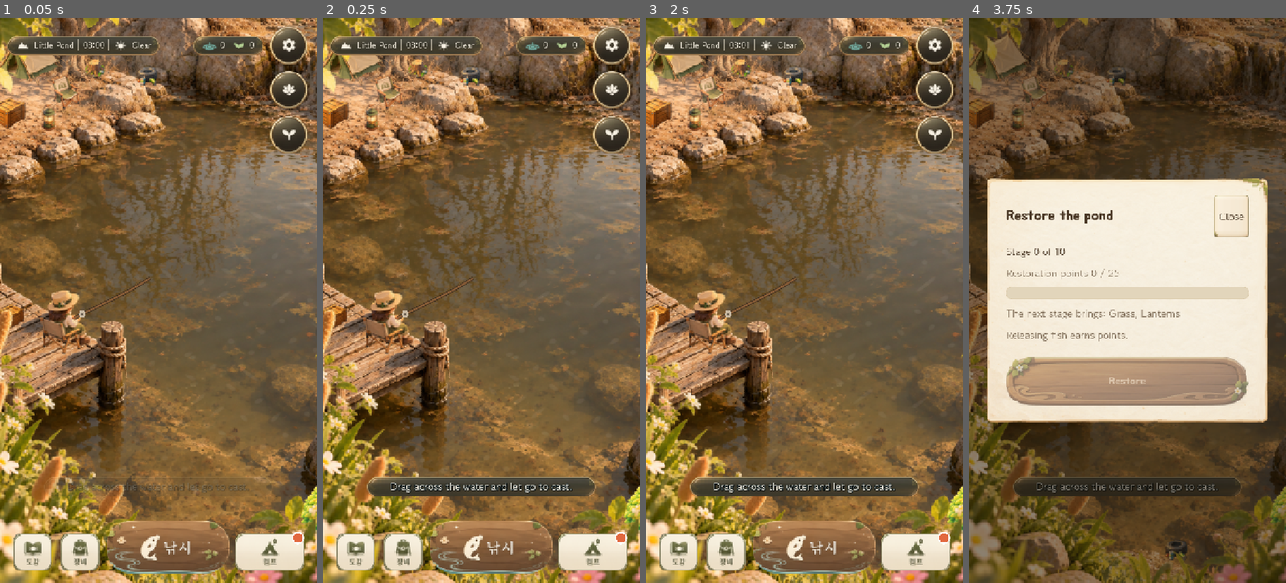
Above: before the commit, frames 1-4 (left to right).
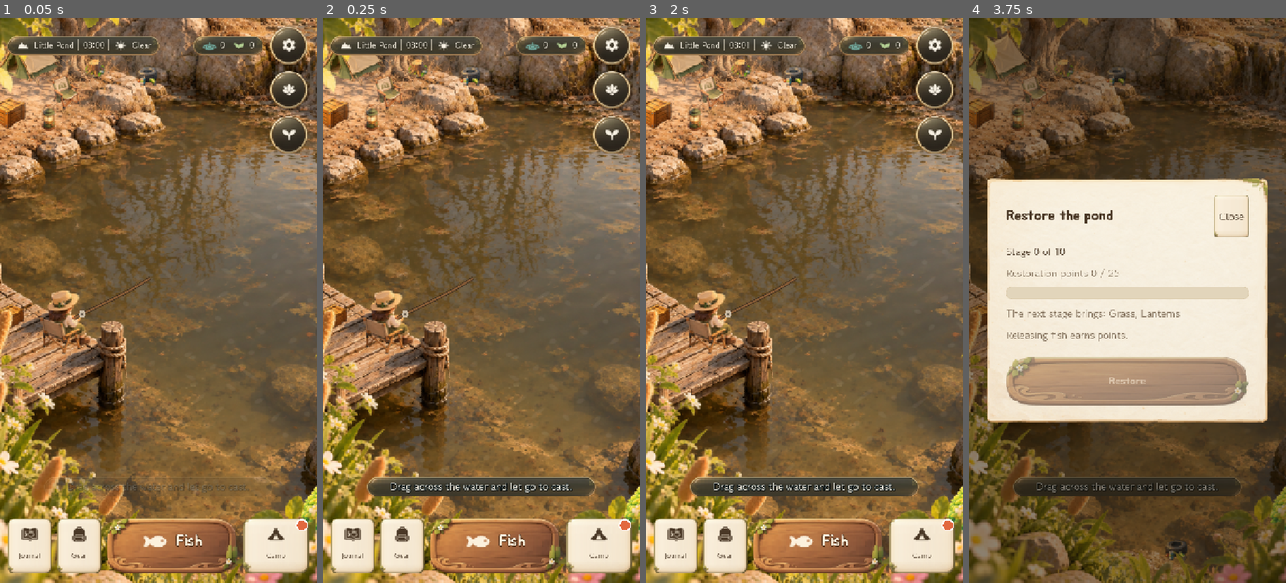
Above: after the commit, the same moments.

Repository: jeiel85/ripple-garden
Game: Godot game, scene res://world/game_root.tscn
Same seed, same stepped clock (60 frames per second), same inputs: the game is played once before the commit and once after it.
Inputs (mouse positions are in pixels of both pictures, inside the frame that each line leads up to):
- Up to frame 1 (0.05 s): no input
- Up to frame 2 (0.25 s): no input
- Up to frame 3 (2 s): click (674, 543) at 0.5 s, where only the run after the commit has a clickable "Journal"; click (674, 51) at 1.27 s
- Up to frame 4 (3.75 s): click (1257, 91) at 2.02 s; click "Water-mind" at 2.75 s; click (1257, 136) at 3.52 s

The runs differ from the first frame. In frame 1, 5.8% of the frame differs, in the area x 2-98%, y 88-99%; in frame 2, 5.8%; in frame 3, 5.8%; in frame 4, nothing differs.

Commit message:
feat(ui): 제목 간판과 포획 결과 버튼도 목업 조각으로 (D-032) (#55)
* feat(ui): 제목 간판과 포획 결과 버튼도 목업 조각으로 (D-032)

- tools/crop_mockup_ui.py(crop_mockup_nav.py에서 이름 바꿈): 간판 4개(도감·장비·캠프·지역 선택)와 포획 결과 카드 3개(방생·기록·다시 낚시) 추가
- UiKit.mockup_picture: 그림이 있으면 컨트롤을 그 그림으로(목업 비율 720/941, 원래 내용 숨김, 툴팁으로 이름 유지),
  고대비에서는 원래 컨트롤로. 테마가 다시 만들어질 때마다 설정을 따라감
- sign_board(…, picture_name, also_hide): 장비 간판은 부제가 그려져 있어 부제 알약을 함께 숨김
- 포획 결과: 그림 카드는 제 크기로 가운데·아래 맞춤, 고대비의 그린 카드는 예전처럼 줄을 나눠 씀
- 테스트: 간판이 그림으로 바뀌고 고대비에서 돌아오는지
- D-032에 추가 조각 기록(카드 문구는 목업 그대로라 게임 문구와 조금 다름)

Co-Authored-By: Claude Opus 5.5 <noreply@anthropic.com>

* fix(ui): 목업 조각은 한국어일 때만 — 다른 언어는 번역된 컨트롤 (Codex 리뷰 #55)

- UiKit.mockup_pictures_allowed(): 한국어이고 고대비가 아닐 때만 목업 조각(한글이 구워진 그림)을 씀
- 간판·포획 결과 카드뿐 아니라 이미 들어간 하단 메뉴(#53)에도 같은 조건 적용
- 언어를 바꾸면 장면을 다시 불러오므로 그때 다시 판단됨
- 테스트: 언어를 설정으로 고정하고 영어에서는 번역된 버튼·간판이 남는지 확인(CI 기기 언어와 무관하게)
- D-032에 언어 조건 기록

Co-Authored-By: Claude Opus 5.5 <noreply@anthropic.com>

---------

Co-authored-by: Claude Opus 5.5 <noreply@anthropic.com>

Diff:
--- a/godot/tests/unit/test_game_root.gd
+++ b/godot/tests/unit/test_game_root.gd
@@ -424,7 +424,11 @@
 	_stop(root)
 
 func test_bottom_bar_pictures_keep_names_and_step_aside_in_high_contrast() -> void:
-	var root := _start()
+	var previous := TranslationServer.get_locale()
+	# The bottom-bar pictures have Korean words baked in (D-032); the game picks its locale from the setting.
+	GameState.new_game()
+	GameState.set_setting("language", "ko")
+	var root := _start(false)
 	var hud: Hud = root.ui.hud
 	for button in [hud.journal_button, hud.gear_button, hud.cta_button, hud.camp_button]:
 		if not ArtLibrary.has("ui", {hud.journal_button: "nav_journal", hud.gear_button: "nav_gear", hud.cta_button: "nav_cast", hud.camp_button: "nav_camp"}[button]):
@@ -441,3 +445,9 @@
 	GameState.set_setting("high_contrast_meter", false)
 	assert_true(hud.journal_button.text.is_empty(), "the picture comes back")
 	_stop(root)
+	GameState.new_game()
+	GameState.set_setting("language", "en")
+	var english := _start(false)
+	assert_false(english.ui.hud.journal_button.text.is_empty(), "another language keeps the translated button")
+	_stop(english)
+	TranslationServer.set_locale(previous)
--- a/godot/tests/unit/test_ui_components.gd
+++ b/godot/tests/unit/test_ui_components.gd
@@ -314,3 +314,29 @@
 	assert_true(absf(mobile.y - 50.0 * 1600.0 / 2400.0) < 0.01)
 	assert_eq(UIController.safe_insets(Rect2i(), Vector2i(1080, 2400), 1600.0, true), Vector2.ZERO)
 	assert_eq(UIController.safe_insets(safe, Vector2i(0, 0), 1600.0, true), Vector2.ZERO)
+
+func test_mockup_pieces_replace_their_controls_and_step_aside_in_high_contrast() -> void:
+	if not ArtLibrary.has("ui", "sign_journal"):
+		return  # the pieces are optional art (D-032)
+	var previous := TranslationServer.get_locale()
+	TranslationServer.set_locale("ko")  # the pieces have Korean words baked in
+	GameState.set_setting("high_contrast_meter", false)
+	var host := Control.new()
+	host.theme = UiTheme.build(1.0, false, false)
+	tree.root.add_child(host)
+	var board := UiKit.sign_board("fish", "도감", "sign_journal")
+	host.add_child(board)
+	assert_true(board.get_meta("mockup_picture", false), "the board cut from the mockup is shown")
+	assert_false(board.get_child(0).visible, "the drawn icon and title hide under it")
+	assert_eq(board.tooltip_text, "도감", "it keeps its name")
+	GameState.set_setting("high_contrast_meter", true)
+	host.theme = UiTheme.build(1.0, false, true)
+	assert_false(board.get_meta("mockup_picture", true), "High Contrast gives the drawn board back")
+	assert_true(board.get_child(0).visible)
+	GameState.set_setting("high_contrast_meter", false)
+	TranslationServer.set_locale("en")
+	var english := UiKit.sign_board("fish", "Journal", "sign_journal")
+	host.add_child(english)
+	assert_false(english.get_meta("mockup_picture", true), "the Korean picture is not used in another language")
+	TranslationServer.set_locale(previous)
+	host.free()
--- a/godot/ui/camp_panel.gd
+++ b/godot/ui/camp_panel.gd
@@ -59,7 +59,9 @@
 	back.custom_minimum_size = Vector2(UiTheme.TOUCH_MIN_PX, UiTheme.TOUCH_MIN_PX)
 	header.add_child(back)
 	var titles := UiKit.vbox(6)
-	titles.add_child(UiKit.sign_board("camp", tr("ui.camp.title")))
+	var sign_board := UiKit.sign_board("camp", tr("ui.camp.title"), "sign_camp")
+	sign_board.size_flags_horizontal = Control.SIZE_SHRINK_BEGIN
+	titles.add_child(sign_board)
 	var hint := PanelContainer.new()
 	hint.theme_type_variation = "PillPanel"
 	_note = UiKit.label(tr("ui.camp.subtitle"), "PillLabel", HORIZONTAL_ALIGNMENT_LEFT, false)
--- a/godot/ui/gear_panel.gd
+++ b/godot/ui/gear_panel.gd
@@ -73,9 +73,6 @@
 	# subtitle inside the board ran past the painted planks.
 	var titles := UiKit.vbox(6)
 	titles.size_flags_horizontal = Control.SIZE_EXPAND_FILL
-	var sign_board := UiKit.sign_board("gear", tr("ui.gear.title"))
-	sign_board.size_flags_horizontal = Control.SIZE_SHRINK_CENTER
-	titles.add_child(sign_board)
 	var hint := PanelContainer.new()
 	hint.theme_type_variation = "PillPanel"
 	# As wide as the header allows and wrapping: at the largest Text Scale with Large UI a one-line
@@ -84,6 +81,10 @@
 	var subtitle := UiKit.label(tr("ui.gear.subtitle"), "PillLabel", HORIZONTAL_ALIGNMENT_CENTER, true)
 	UiKit.text_size(subtitle, "caption")
 	hint.add_child(subtitle)
+	# The board cut from mockup 05 has the subtitle painted on it, so the pill hides with the drawn board.
+	var sign_board := UiKit.sign_board("gear", tr("ui.gear.title"), "sign_gear", [hint])
+	sign_board.size_flags_horizontal = Control.SIZE_SHRINK_CENTER
+	titles.add_child(sign_board)
 	titles.add_child(hint)
 	header.add_child(titles)
 	column.add_child(header)
--- a/godot/ui/hud.gd
+++ b/godot/ui/hud.gd
@@ -343,7 +343,7 @@
 			_nav_art[button] = picture
 			_nav_plain[button] = {"text": button.text, "icon": button.icon, "size": button.custom_minimum_size,
 				"h_flags": button.size_flags_horizontal, "v_flags": button.size_flags_vertical}
-	set_nav_pictures(GameState.get_setting("high_contrast_meter") != true)
+	set_nav_pictures(UiKit.mockup_pictures_allowed())
 	journal_dot = UiKit.notice_dot(journal_button)
 	camp_dot = UiKit.notice_dot(camp_button)
 	row.add_child(journal_button)
--- a/godot/ui/inspect_panel.gd
+++ b/godot/ui/inspect_panel.gd
@@ -153,9 +153,18 @@
 	_release = UiKit.action_card("release", tr("ui.inspect.release"), tr("ui.inspect.release_sub"), func() -> void: release_pressed.emit())
 	_journal = UiKit.action_card("record", tr("ui.inspect.journal"), tr("ui.inspect.journal_sub"), func() -> void: journal_pressed.emit())
 	_again = UiKit.action_card("hook", tr("ui.inspect.fish_again"), tr("ui.inspect.fish_again_sub"), func() -> void: fish_again_pressed.emit(), "WaterButton")
-	for button in [_release, _journal, _again]:
-		button.size_flags_horizontal = Control.SIZE_EXPAND_FILL
+	for entry in [[_release, "card_release"], [_journal, "card_record"], [_again, "card_again"]]:
+		var button: Button = entry[0]
 		actions.add_child(button)
+		# The cards cut from mockup 03 (D-032) keep their own size; the drawn ones share the row.
+		UiKit.mockup_picture(button, entry[1], [button.get_node("Content")])
+		var lay_out := func() -> void:
+			var picture: bool = button.get_meta("mockup_picture", false)
+			button.size_flags_horizontal = Control.SIZE_SHRINK_CENTER if picture else Control.SIZE_EXPAND_FILL
+			button.size_flags_vertical = Control.SIZE_SHRINK_END if picture else Control.SIZE_FILL  # bottoms in line
+		button.theme_changed.connect(lay_out)
+		lay_out.call()
+	actions.alignment = BoxContainer.ALIGNMENT_CENTER
 	column.add_child(actions)
 
 ## A pin/calendar fact: icon, a small caption and the value. Returns the box; the value label is
--- a/godot/ui/journal_panel.gd
+++ b/godot/ui/journal_panel.gd
@@ -80,7 +80,7 @@
 	header.add_child(back)
 	var title_column := UiKit.vbox(6)
 	title_column.size_flags_horizontal = Control.SIZE_EXPAND_FILL
-	var sign_board := UiKit.sign_board("fish", tr("ui.journal.title"))
+	var sign_board := UiKit.sign_board("fish", tr("ui.journal.title"), "sign_journal")
 	sign_board.size_flags_horizontal = Control.SIZE_SHRINK_CENTER
 	title_column.add_child(sign_board)
 	var subtitle := UiKit.label(tr("ui.journal.subtitle"), "LightLabel", HORIZONTAL_ALIGNMENT_CENTER, true)
--- a/godot/ui/region_map_panel.gd
+++ b/godot/ui/region_map_panel.gd
@@ -43,7 +43,7 @@
 	title.grow_horizontal = Control.GROW_DIRECTION_BOTH
 	title.offset_top = 112
 	title.mouse_filter = Control.MOUSE_FILTER_IGNORE
-	var board := UiKit.sign_board("map", tr("ui.map.title"))
+	var board := UiKit.sign_board("map", tr("ui.map.title"), "sign_map")
 	board.size_flags_horizontal = Control.SIZE_SHRINK_CENTER
 	title.add_child(board)
 	var subtitle := UiKit.label(tr("ui.map.subtitle"), "LightLabel", HORIZONTAL_ALIGNMENT_CENTER, false)
--- a/godot/ui/ui_controller.gd
+++ b/godot/ui/ui_controller.gd
@@ -610,7 +610,7 @@
 		GameState.get_setting("large_ui") == true,
 		GameState.get_setting("high_contrast_meter") == true)
 	fight_meter.configure(fight_meter.band_min, fight_meter.band_max, GameState.get_setting("high_contrast_meter") == true)
-	hud.set_nav_pictures(GameState.get_setting("high_contrast_meter") != true)  # High Contrast keeps the plain buttons
+	hud.set_nav_pictures(UiKit.mockup_pictures_allowed())  # Korean only, and not in High Contrast
 	_apply_motion()
 	_apply_layout()
 
--- a/godot/ui/ui_kit.gd
+++ b/godot/ui/ui_kit.gd
@@ -178,6 +178,8 @@
 	column.add_child(sub_label)
 	node.add_child(column)
 	var fit := func() -> void:
+		if node.get_meta("mockup_picture", false):
+			return  # sized by its mockup picture
 		var needed := column.get_combined_minimum_size()
 		# The column's own insets, including the room kept above the water band.
 		var insets := column.offset_top - column.offset_bottom
@@ -222,11 +224,14 @@
 	node.mouse_filter = Control.MOUSE_FILTER_IGNORE
 	return node
 
-## A wooden sign with an icon and a title (the mockups' "도감", "캠프", "지역 선택" boards).
-static func sign_board(icon_name: String, title: String) -> PanelContainer:
+## A wooden sign with an icon and a title (the mockups' "도감", "캠프", "지역 선택" boards). With
+## `picture_name` the board cut from the mockup is shown instead when it exists (D-032), and `also_hide`
+## (a subtitle already painted on that board) is hidden with the drawn content.
+static func sign_board(icon_name: String, title: String, picture_name: String = "", also_hide: Array = []) -> PanelContainer:
 	var panel := PanelContainer.new()
 	panel.theme_type_variation = "SignPanel"
 	panel.mouse_filter = Control.MOUSE_FILTER_IGNORE
+	panel.tooltip_text = title
 	var row := hbox(14)
 	row.alignment = BoxContainer.ALIGNMENT_CENTER
 	row.add_child(icon(icon_name, UiTheme.ICON_L, UiTheme.WOOD_TEXT))
@@ -234,7 +239,51 @@
 	title_label.name = "Title"
 	row.add_child(title_label)
 	panel.add_child(row)
+	if not picture_name.is_empty():
+		mockup_picture(panel, picture_name, [row] + also_hide)
 	return panel
+
+## Design px per mockup px: the mockups are 941 px wide, the design 720.
+const MOCKUP_SCALE := 720.0 / 941.0
+const PICTURE_STATES: PackedStringArray = ["panel", "normal", "hover", "pressed", "disabled"]
+
+## True when the mockup pieces may be shown: the game is in Korean (their words are baked in, D-032) and
+## High Contrast is off. A language change reloads the scene, so this is read again then.
+static func mockup_pictures_allowed() -> bool:
+	return TranslationServer.get_locale().begins_with("ko") and GameState.get_setting("high_contrast_meter") != true
+
+## Shows `control` as the piece `ui/<picture_name>.png` cut from a mockup (D-032: Korean words baked in) at
+## the mockup's scale, hiding `content` (what the control draws itself). Other languages and High Contrast
+## get the drawn control (translated, with the theme's strong borders); the swap follows the setting
+## whenever the theme is rebuilt.
+## Nothing happens when the picture does not exist. The control keeps its tooltip as its accessibility name.
+static func mockup_picture(control: Control, picture_name: String, content: Array) -> void:
+	var picture := ArtLibrary.texture("ui", picture_name)
+	if picture == null:
+		return
+	var plain_size := control.custom_minimum_size
+	var styles := {}
+	for state in PICTURE_STATES:
+		var style := StyleBoxTexture.new()
+		style.texture = picture
+		style.modulate_color = UiTheme.FRAME_TINTS.get(state, Color.WHITE)
+		styles[state] = style
+	var apply := func() -> void:
+		var on: bool = mockup_pictures_allowed()
+		if control.get_meta("mockup_picture", false) == on and control.has_meta("mockup_picture"):
+			return
+		control.set_meta("mockup_picture", on)
+		for node in content:
+			(node as CanvasItem).visible = not on
+		for state in PICTURE_STATES:
+			if on:
+				control.add_theme_stylebox_override(state, styles[state])
+			else:
+				control.remove_theme_stylebox_override(state)
+		# The picture is not stretched: callers lay the control out shrunk (or switch on "mockup_picture").
+		control.custom_minimum_size = picture.get_size() * MOCKUP_SCALE if on else plain_size
+	control.theme_changed.connect(apply)
+	apply.call()
 
 ## Small "something new to look at" dot in the top-right corner of `owner_control` (D-018). It is a
 ## shape as well as a colour, and the owner's tooltip names it for assistive tech.
Binary file added: godot/art/ui/card_again.png
Not shown, added: godot/art/ui/card_again.png.import
Binary file added: godot/art/ui/card_record.png
Not shown, added: godot/art/ui/card_record.png.import
Binary file added: godot/art/ui/card_release.png
Not shown, added: godot/art/ui/card_release.png.import
Binary file added: godot/art/ui/sign_camp.png
Not shown, added: godot/art/ui/sign_camp.png.import
Binary file added: godot/art/ui/sign_gear.png
Not shown, added: godot/art/ui/sign_gear.png.import
Binary file added: godot/art/ui/sign_journal.png
Not shown, added: godot/art/ui/sign_journal.png.import
(and 5 more such lines)
